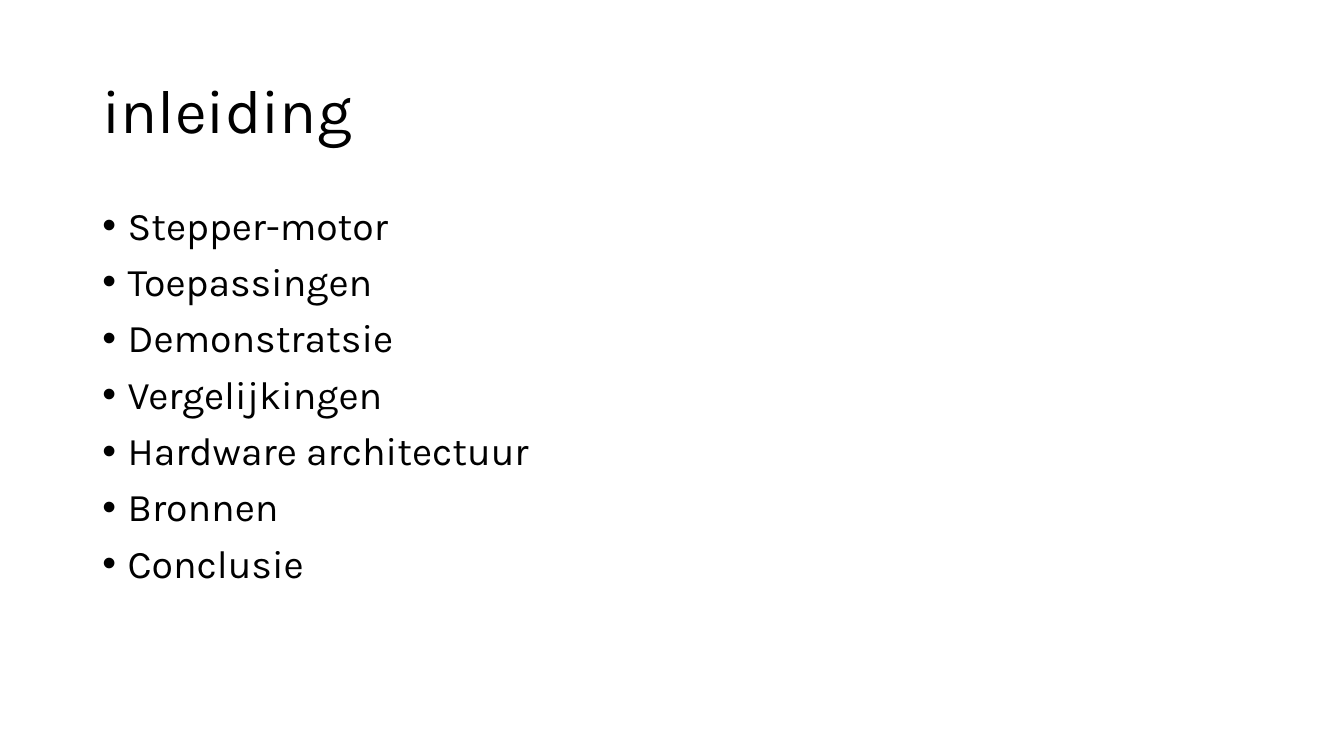
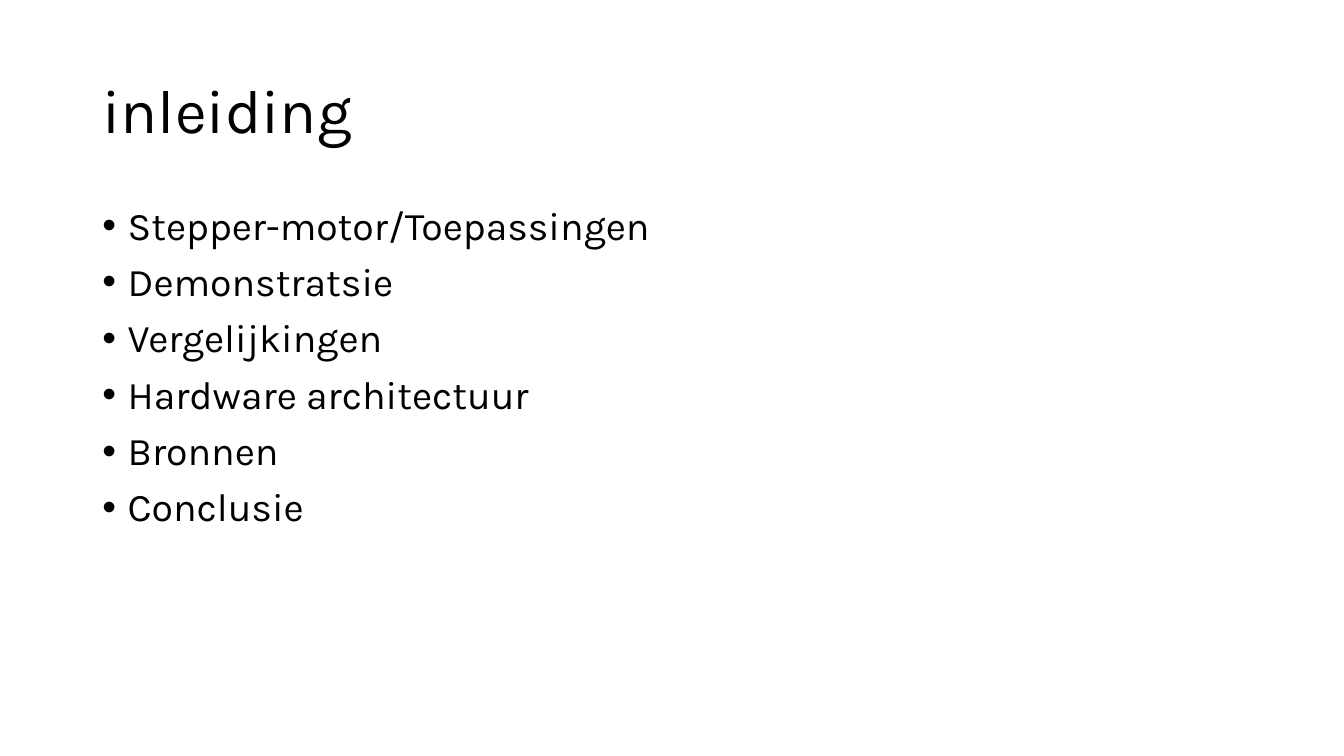
Before and after one commit to delamiro/Embedded-Stepper-Motor, a slide deck: slide 2 of docs/presentatie.odp. Drawn at 1344x756 pixels with LibreOffice and Linux fonts; fonts in the diff are those of the drawing. Boxes give left, top, right and bottom in pixels: in the first picture for what was removed or moved away, otherwise in the second. Text is boxed around its words. In the diff, an @@ line names an element or a change of style, - is before the commit and + after.

```diff
--- a/docs/presentatie.odp
+++ b/docs/presentatie.odp
@@ text at (x1=128, y1=211, x2=650, y2=250): text changed @@
-• Stepper-motor
-• Toepassingen
+• Stepper-motor/Toepassingen
```
Also in this commit, not shown: 3 other slides changed, 1 slide added, 1 slide removed.
